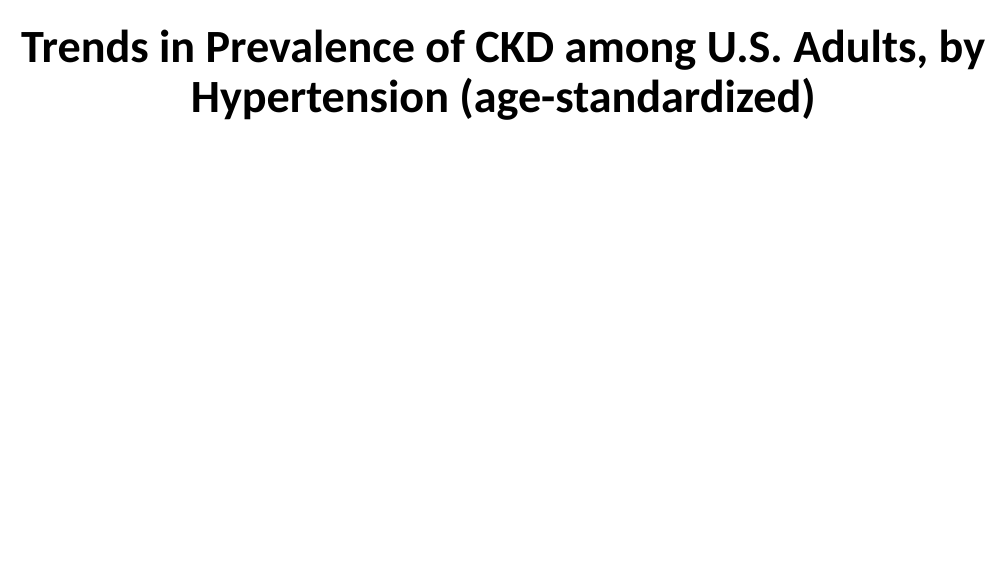
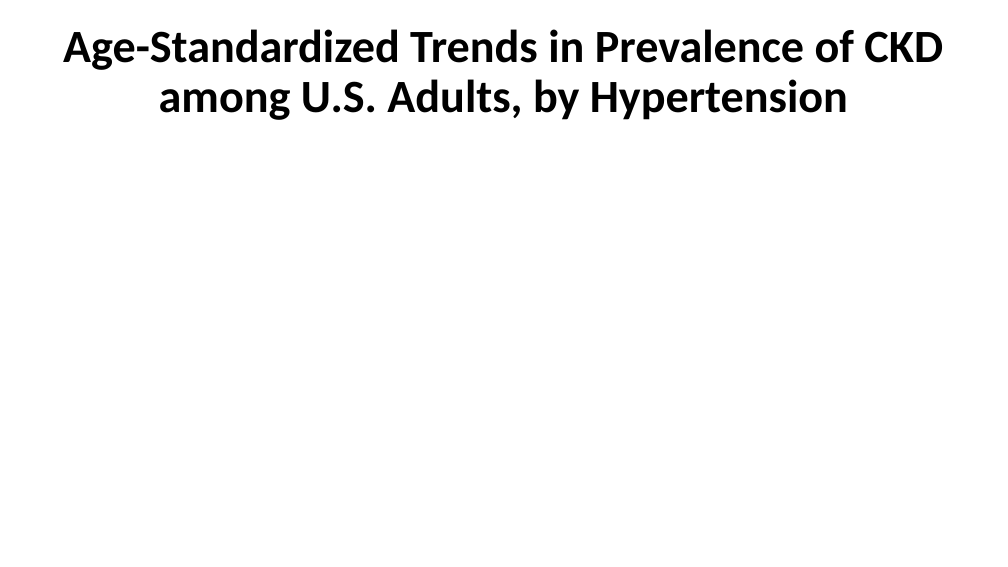
Before and after one commit to CDCgov/nccdphp-ddt-kdss, a slide deck: slide 12 of CKDSurveillance/PPT/Q9.pptx. Drawn at 1008x567 pixels with LibreOffice and Linux fonts; fonts in the diff are those of the drawing; background and template pictures are left out. Boxes give left, top, right and bottom in pixels: in the first picture for what was removed or moved away, otherwise in the second. Text is boxed around its words. In the diff, an @@ line names an element or a change of style, - is before the commit and + after.

```diff
--- a/CKDSurveillance/PPT/Q9.pptx
+++ b/CKDSurveillance/PPT/Q9.pptx
@@ title at box(63, 29, 943, 120): text changed @@
-Trends in Prevalence of CKD among U.S. Adults, by Hypertension (age-standardized)
+Age-Standardized Trends in Prevalence of CKD among U.S. Adults, by Hypertension
```
Also in this commit, not shown: 10 other slides changed, 6 other files.
